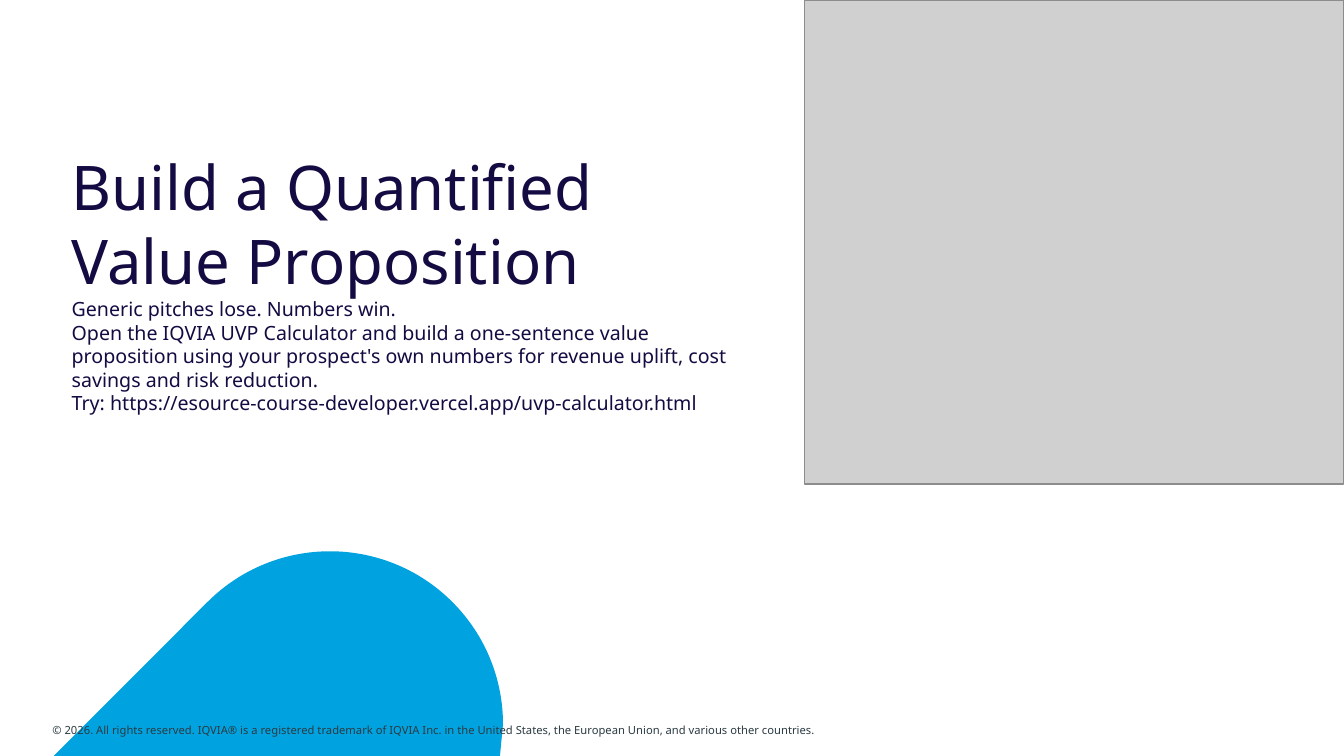
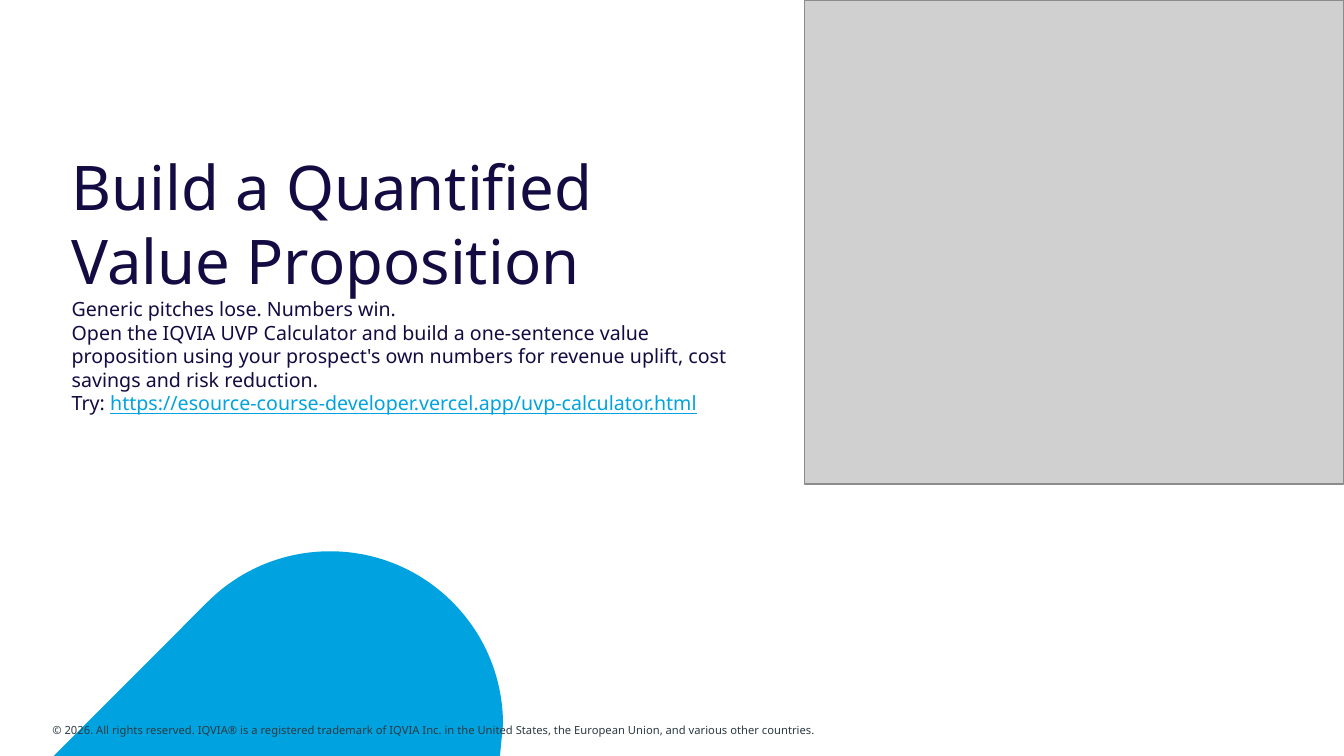
Before and after one commit to jdidonatojr/aila-course-files-test, a slide deck: slide 12 of retemplated/Are-You-Ready-for-Every-Conversation-at-TechIQ-IQVIA.pptx. Drawn at 1344x756 pixels with LibreOffice and Linux fonts; fonts in the diff are those of the drawing; grey boxes stand for pictures; background and template pictures are left out. Boxes give left, top, right and bottom in pixels: in the first picture for what was removed or moved away, otherwise in the second. Text is boxed around its words. In the diff, an @@ line names an element or a change of style, - is before the commit and + after.

```diff
--- a/retemplated/Are-You-Ready-for-Every-Conversation-at-TechIQ-IQVIA.pptx
+++ b/retemplated/Are-You-Ready-for-Every-Conversation-at-TechIQ-IQVIA.pptx
@@ title at (72,298,726,415): text colour #140B42 to #00A3E0, underline on in "https://esource-course-developer.vercel.app/uvp-calculator.h ..." @@
```
Also in this commit, not shown: 2 other slides changed.
